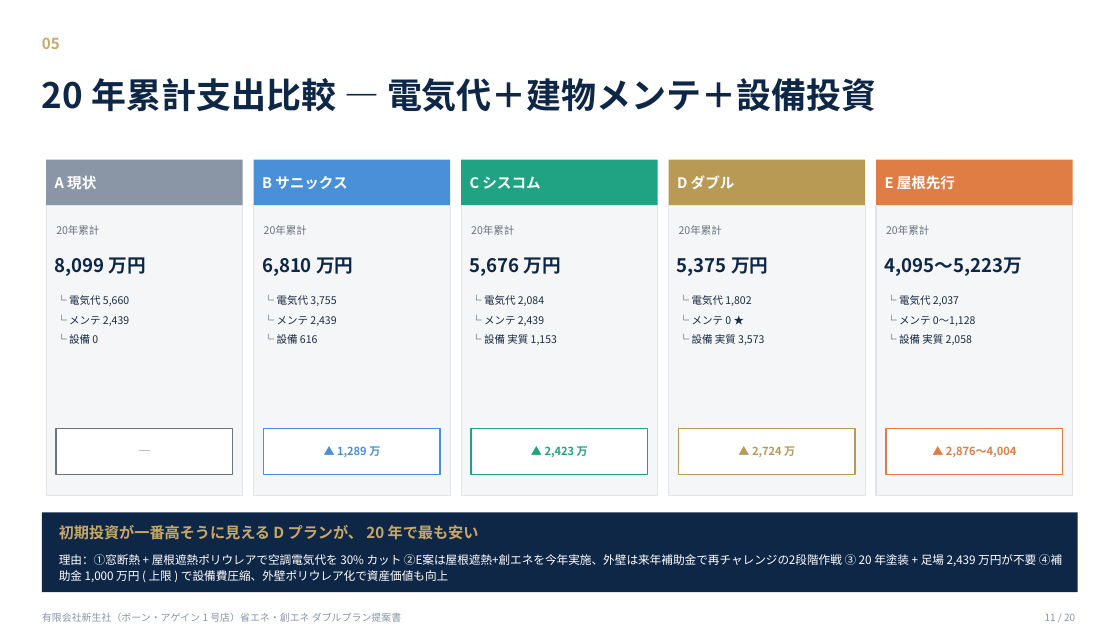
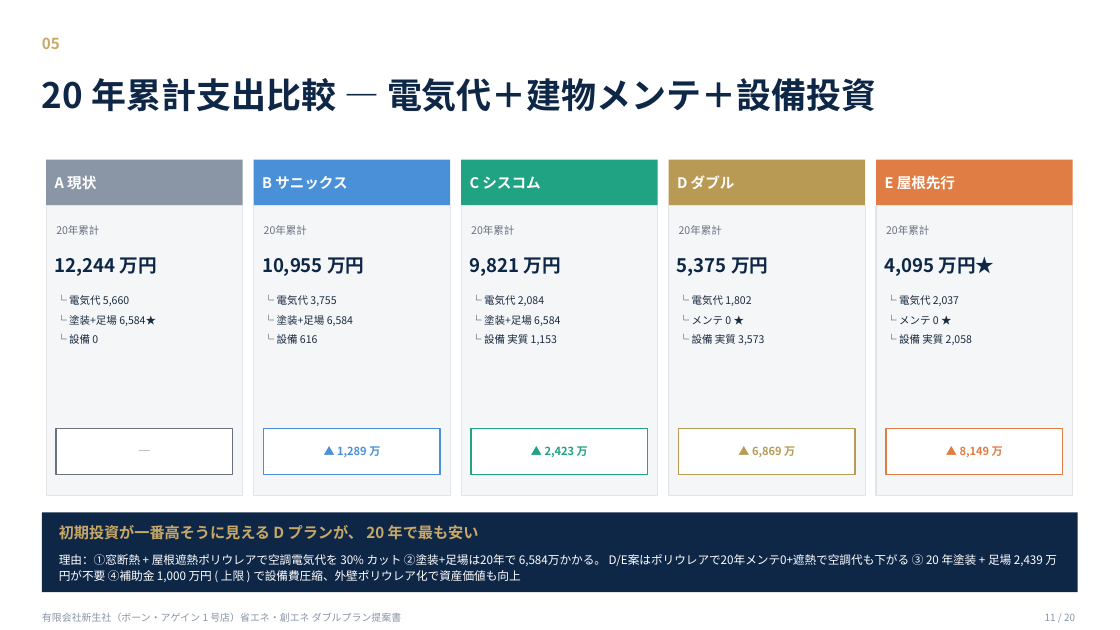
Before and after one commit to t-terasaki-beep/syscom-sustainashield, a slide deck: slide 11 of proposals/shinseisha/新生社様_省エネ創エネダブルプラン提案書.pptx. Drawn at 1120x630 pixels with LibreOffice and Linux fonts; fonts in the diff are those of the drawing. Boxes give left, top, right and bottom in pixels: in the first picture for what was removed or moved away, otherwise in the second. Text is boxed around its words. In the diff, an @@ line names an element or a change of style, - is before the commit and + after.

```diff
--- a/proposals/shinseisha/新生社様_省エネ創エネダブルプラン提案書.pptx
+++ b/proposals/shinseisha/新生社様_省エネ創エネダブルプラン提案書.pptx
@@ text at [55, 257, 157, 276]: text changed @@
-8,099 万円
+12,244 万円
@@ text at [262, 257, 364, 276]: text changed @@
-6,810 万円
+10,955 万円
@@ text at [470, 257, 561, 276]: text changed @@
-5,676 万円
+9,821 万円
@@ text at [884, 257, 995, 276]: text changed @@
-4,095〜5,223万
+4,095 万円★
@@ text at [69, 315, 156, 326]: text changed @@
-└ メンテ 2,439
+└ 塗装+足場 6,584★
@@ text at [277, 315, 353, 326]: text changed @@
-└ メンテ 2,439
+└ 塗装+足場 6,584
@@ text at [484, 315, 560, 326]: text changed @@
-└ メンテ 2,439
+└ 塗装+足場 6,584
@@ text at [899, 316, 939, 325]: text changed @@
-└ メンテ 0〜1,128
+└ メンテ 0 ★
@@ text at [752, 446, 795, 457]: text changed @@
-▲ 2,724 万
+▲ 6,869 万
@@ text at [960, 446, 1003, 457]: text changed @@
-▲ 2,876〜4,004
+▲ 8,149 万
@@ text at [59, 554, 1057, 582]: text changed @@
-理由：①窓断熱 + 屋根遮熱ポリウレアで空調電気代を 30% カット ②E案は屋根遮熱+創エネを今年実施、外壁は来年補助金で再チャレンジの2段階作戦 ③ 20 年塗装 + 足場 2,439 万円が不要 ④補助金 1,000 万円 ( 上限 ) で設備費圧縮、外壁ポリウレア化で資産価値も向上
+理由：①窓断熱 + 屋根遮熱ポリウレアで空調電気代を 30% カット ②塗装+足場は20年で 6,584万かかる。 D/E案はポリウレアで20年メンテ0+遮熱で空調代も下がる ③ 20 年塗装 + 足場 2,439 万円が不要 ④補助金 1,000 万円 ( 上限 ) で設備費圧縮、外壁ポリウレア化で資産価値も向上
```
Also in this commit, not shown: 4 other slides changed, 34 other files.
